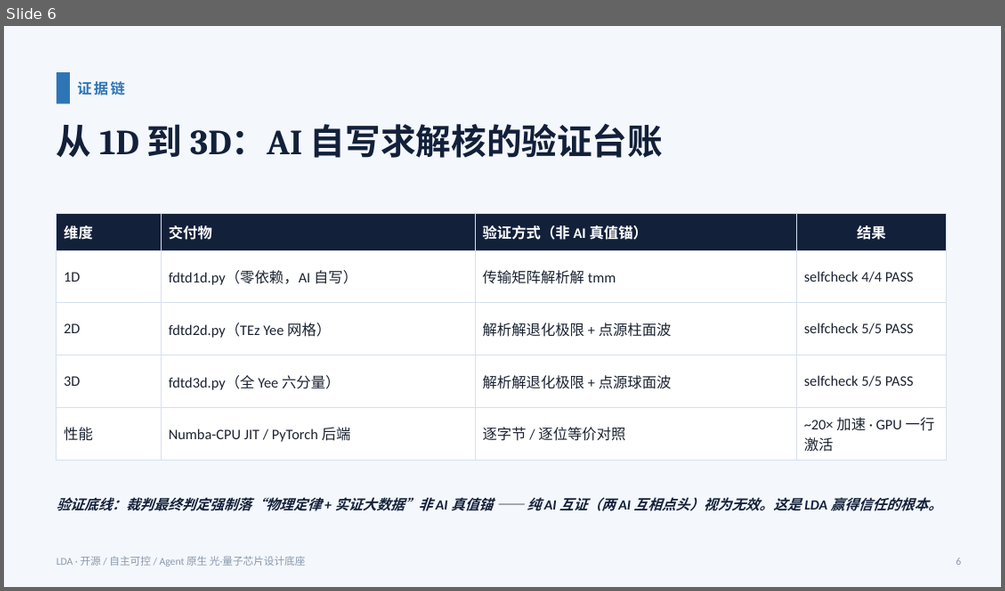
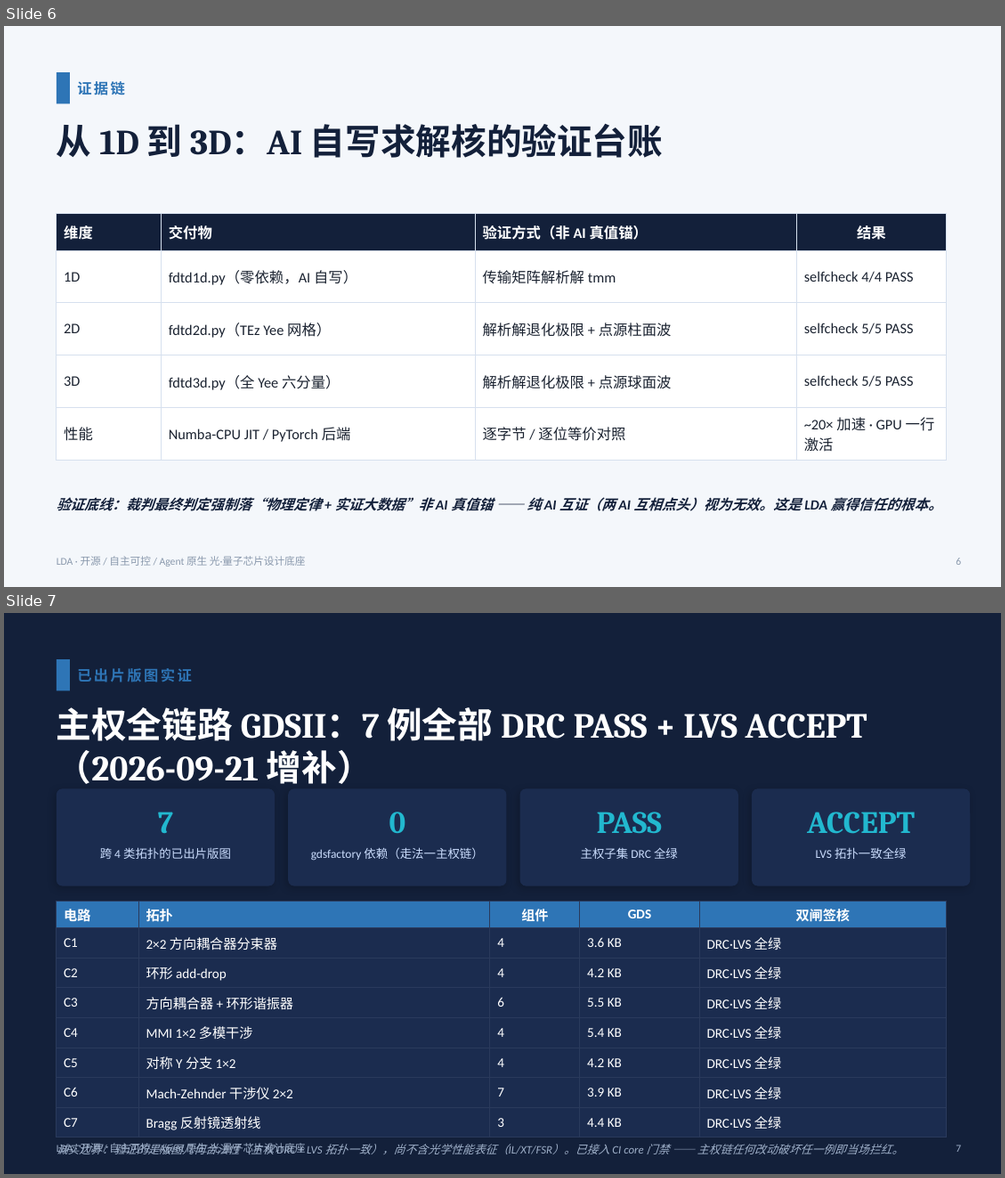
Before and after one commit to iduyuhe/LDA, a slide deck: LDA_产业共建路演.pptx. Shown one above the other, each under a label of ours: slide 6 before the commit, slides 6 and 7 after it. The pictures are 1005x591 and 1005x1178 pixels, drawn with LibreOffice and Linux fonts; fonts in the diff are those of the drawing. Boxes give left, top, right and bottom in pixels: in the first picture for what was removed or moved away, otherwise in the second. Text is boxed around its words. In the diff, an @@ line names an element or a change of style, - is before the commit and + after.

```diff
--- a/LDA_产业共建路演.pptx
+++ b/LDA_产业共建路演.pptx
@@ slide 7 added at box(4, 613, 1001, 1174), background #13203A @@
@@ rectangle added at box(57, 659, 70, 690), fill #2E75B6 @@
@@ text added at box(77, 668, 192, 682), 14 pt, text #2E75B6, bold @@
+已出片版图实证
@@ text added at box(57, 707, 867, 784), 34 pt, text #FFFFFF, bold @@
+主权全链路 GDSII：7 例全部 DRC PASS + LVS ACCEPT（2026-09-21 增补）
@@ rounded rectangle added at box(57, 788, 275, 886), fill #1B2C4F @@
@@ rounded rectangle added at box(288, 788, 507, 886), fill #1B2C4F @@
@@ rounded rectangle added at box(520, 788, 738, 886), fill #1B2C4F @@
@@ rounded rectangle added at box(752, 788, 971, 886), fill #1B2C4F @@
@@ text added at box(158, 811, 173, 833), 30 pt, text #22B8CF, bold @@
+7
@@ text added at box(389, 811, 406, 833), 30 pt, text #22B8CF, bold @@
+0
@@ text added at box(597, 811, 662, 833), 30 pt, text #22B8CF, bold @@
+PASS
@@ text added at box(807, 811, 914, 834), 30 pt, text #22B8CF, bold @@
+ACCEPT
@@ text added at box(100, 847, 231, 859), 11.5 pt, text #CADCFC @@
+跨 4 类拓扑的已出片版图
@@ text added at box(311, 847, 483, 860), 11.5 pt, text #CADCFC @@
+gdsfactory 依赖（走法一主权链）
@@ text added at box(581, 847, 678, 859), 11.5 pt, text #CADCFC @@
+主权子集 DRC 全绿
@@ text added at box(816, 847, 906, 859), 11.5 pt, text #CADCFC @@
+LVS 拓扑一致全绿
@@ table added at box(57, 900, 947, 1134), 8 rows, 5 columns @@
+电路 | 拓扑 | 组件 | GDS | 双闸签核
+C1 | 2×2 方向耦合器分束器 | 4 | 3.6 KB | DRC·LVS 全绿
+C2 | 环形 add-drop | 4 | 4.2 KB | DRC·LVS 全绿
+C3 | 方向耦合器 + 环形谐振器 | 6 | 5.5 KB | DRC·LVS 全绿
+C4 | MMI 1×2 多模干涉 | 4 | 5.4 KB | DRC·LVS 全绿
+C5 | 对称 Y 分支 1×2 | 4 | 4.2 KB | DRC·LVS 全绿
+C6 | Mach-Zehnder 干涉仪 2×2 | 7 | 3.9 KB | DRC·LVS 全绿
+C7 | Bragg 反射镜透射线 | 3 | 4.4 KB | DRC·LVS 全绿
@@ text added at box(57, 1143, 903, 1154), 11 pt, text #9FB0C9, italic @@
+诚实边界：验证的是版图几何合法性（主权 DRC + LVS 拓扑一致），尚不含光学性能表征（IL/XT/FSR）。已接入 CI core 门禁 —— 主权链任何改动破坏任一例即当场拦红。
@@ text added at box(57, 1143, 306, 1154), 10 pt, text #9FB0C9 @@
+LDA · 开源 / 自主可控 / Agent 原生 光·量子芯片设计底座
@@ text added at box(955, 1144, 961, 1151), 10 pt, text #9FB0C9 @@
+7
```
Also in this commit, not shown: 2 slides changed, 30 other files.
